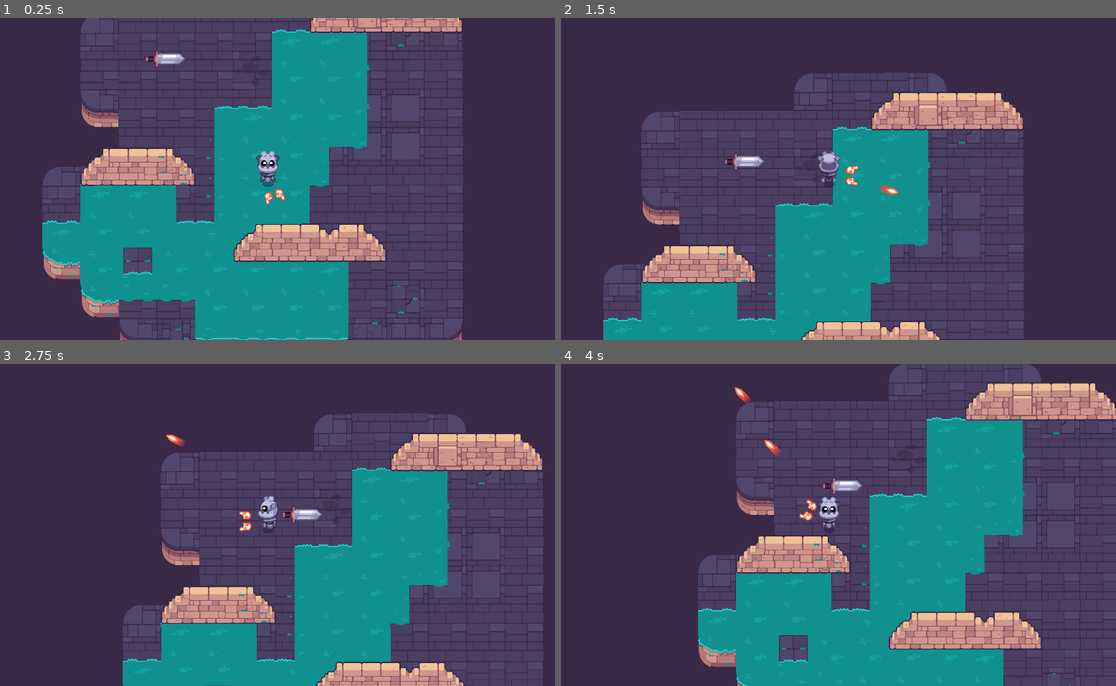
Above: before the commit, frames 1-4 (two rows, left to right).
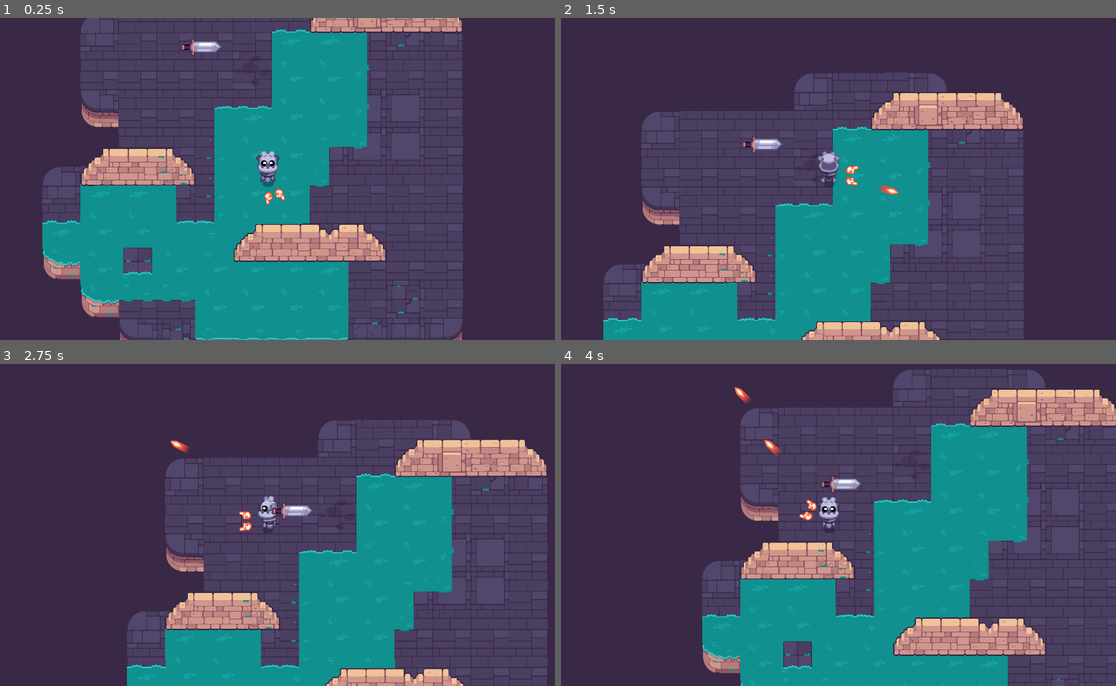
Above: after the commit, the same moments.

Repository: joszeto1/Path-of-Sorcerers-Game
Game: Godot game, scene res://test.tscn
Same seed, same stepped clock (60 frames per second), same inputs: the game is played once before the commit and once after it.
Inputs (mouse positions are in pixels of both pictures, inside the frame that each line leads up to):
- Up to frame 1 (0.25 s): no input
- Up to frame 2 (1.5 s): tap Enter at 0.5 s; move the mouse to (799, 243) at 0.52 s; hold W (move_up) 0.53-1.25 s; click (799, 243) at 0.6 s; tap Space at 0.77 s; drag from (999, 227) to (733, 146) at 1.27 s
- Up to frame 3 (2.75 s): move the mouse to (94, 476) at 2.02 s; hold Left (move_left) from 2.03 s (still down); click (94, 476) at 2.1 s
- Up to frame 4 (4 s): release Left (move_left) at 2.75 s; drag from (855, 525) to (655, 476) at 2.77 s; move the mouse to (744, 444) at 3.52 s; hold Down (move_down) from 3.53 s (still down); click (744, 444) at 3.6 s; tap Space at 3.77 s

The runs differ from the first frame. In frame 1, 0.4% of the frame differs, in the area x 25-40%, y 6-16%; in frame 2, 0.4%; in frame 3, 14%; in frame 4, 16%, in the area x 24-100%, y 0-100%.

Commit message:
mob movement 2

Diff:
--- a/M10.twin_stick_workbook/mob.gd
+++ b/M10.twin_stick_workbook/mob.gd
@@ -15,7 +15,6 @@
 		var direction := global_position.direction_to(_player.global_position)
 		var distance := global_position.distance_to(_player.global_position)
 		var speed := max_speed if distance > 100 else max_speed * distance / 100
-
 		var desired_velocity := direction * speed
 		velocity = velocity.move_toward(desired_velocity, acceleration * delta)
 	move_and_slide()
--- a/M10.twin_stick_workbook/mob.tscn
+++ b/M10.twin_stick_workbook/mob.tscn
@@ -4,7 +4,7 @@
 [ext_resource type="Texture2D" uid="uid://nohjoiah3jgr" path="res://mobs/sword_inactive.png" id="1_j1abw"]
 
 [sub_resource type="CircleShape2D" id="CircleShape2D_r723i"]
-radius = 382.012
+radius = 214.021
 
 [sub_resource type="CapsuleShape2D" id="CapsuleShape2D_31yh8"]
 radius = 18.9996
--- a/M10.twin_stick_workbook/test.tscn
+++ b/M10.twin_stick_workbook/test.tscn
@@ -12,4 +12,4 @@
 position = Vector2(757, 681)
 
 [node name="mob" parent="." instance=ExtResource("3_kf48t")]
-position = Vector2(411, 279)
+position = Vector2(532, 239)
